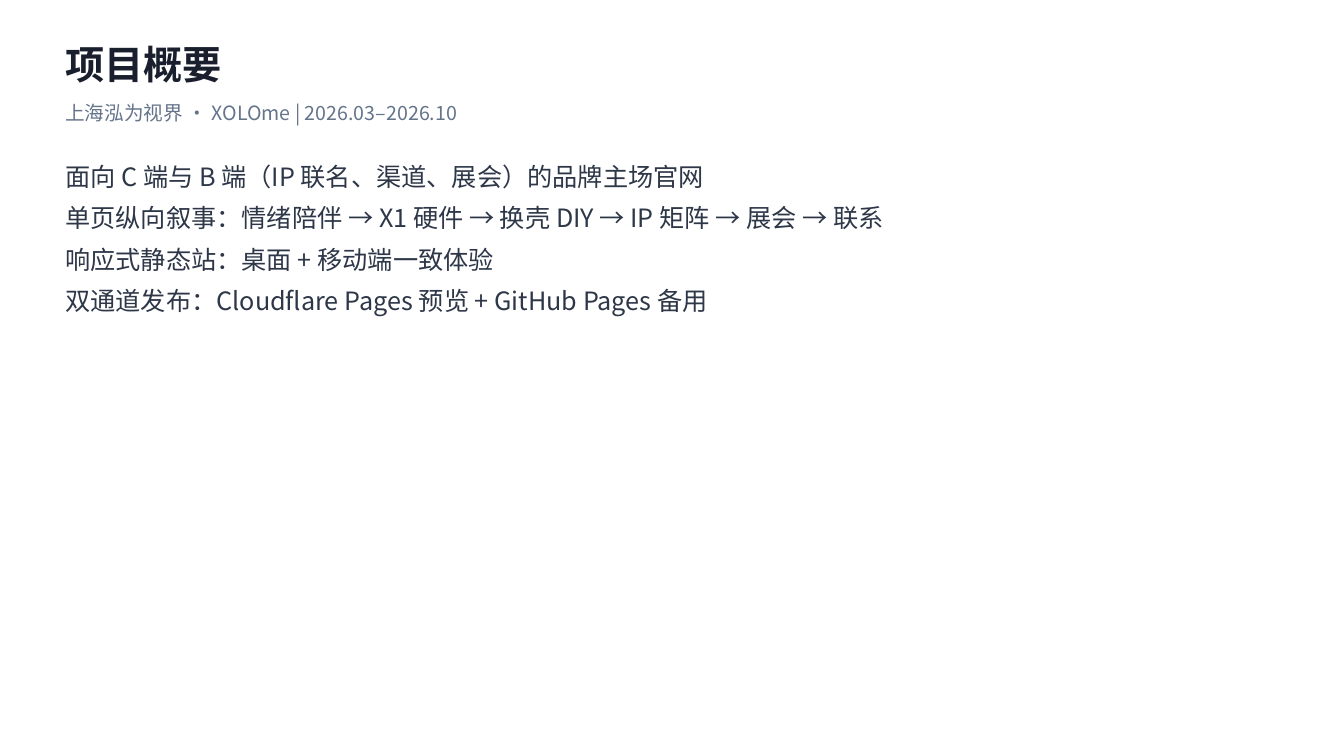
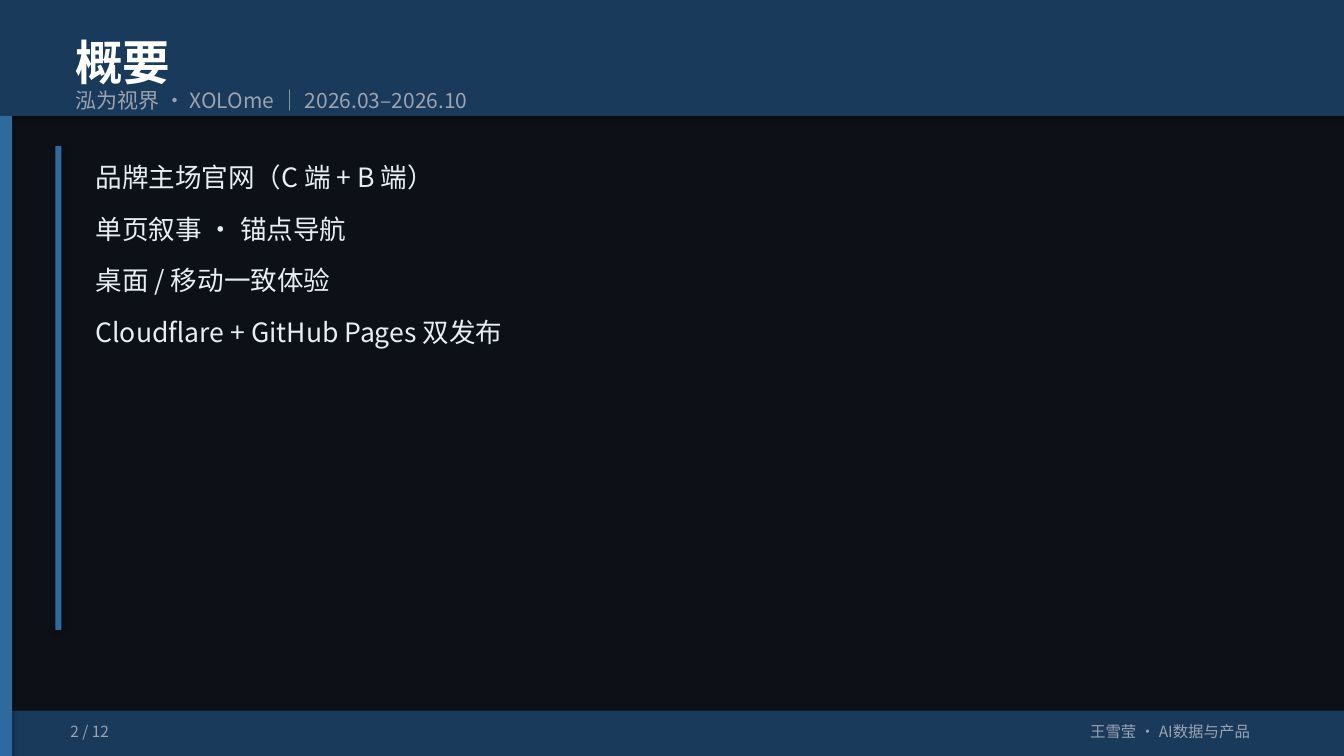
Before and after one commit to HSDCT1230/hsdct, a slide deck: slide 2 of portfolio/xolome-portfolio.pptx. Drawn at 1344x756 pixels with LibreOffice and Linux fonts; fonts in the diff are those of the drawing. Boxes give left, top, right and bottom in pixels: in the first picture for what was removed or moved away, otherwise in the second. Text is boxed around its words. In the diff, an @@ line names an element or a change of style, - is before the commit and + after.

```diff
--- a/portfolio/xolome-portfolio.pptx
+++ b/portfolio/xolome-portfolio.pptx
@@ rectangle added at (x1=0, y1=0, x2=1344, y2=756), fill #0D1117 @@
@@ rectangle added at (x1=0, y1=0, x2=1344, y2=116), fill #1A3A5C @@
@@ text at (x1=75, y1=39, x2=170, y2=93): text changed; size 28 to 34 pt; text colour #1A1F2E to #FFFFFF @@
-项目概要
+概要
@@ rectangle added at (x1=0, y1=116, x2=12, y2=756), fill #2E6A9E @@
@@ text at (x1=75, y1=90, x2=468, y2=110): text changed; size 14 to 15 pt; text colour #64748B to #9CA3AF @@
-上海泓为视界 · XOLOme | 2026.03–2026.10
+泓为视界 · XOLOme ｜ 2026.03–2026.10
@@ rectangle added at (x1=55, y1=146, x2=62, y2=630), fill #2E6A9E @@
@@ text at (x1=96, y1=164, x2=503, y2=349): text changed; size 18 to 19 pt; text colour #2D3748 to #E6EDF3 @@
-面向 C 端与 B 端（IP 联名、渠道、展会）的品牌主场官网
-单页纵向叙事：情绪陪伴 → X1 硬件 → 换壳 DIY → IP 矩阵 → 展会 → 联系
-响应式静态站：桌面 + 移动端一致体验
-双通道发布：Cloudflare Pages 预览 + GitHub Pages 备用
+品牌主场官网（C 端 + B 端）
+单页叙事 · 锚点导航
+桌面 / 移动一致体验
+Cloudflare + GitHub Pages 双发布
@@ rectangle added at (x1=0, y1=711, x2=1344, y2=756), fill #1A3A5C @@
@@ text added at (x1=70, y1=725, x2=109, y2=737), 11 pt, text #9CA3AF @@
+2 / 12
@@ text added at (x1=1090, y1=724, x2=1250, y2=738), 11 pt, text #9CA3AF @@
+王雪莹 · AI数据与产品
```
Also in this commit, not shown: 10 other slides changed, 1 slide added, 1 slide removed, 1 other file.
